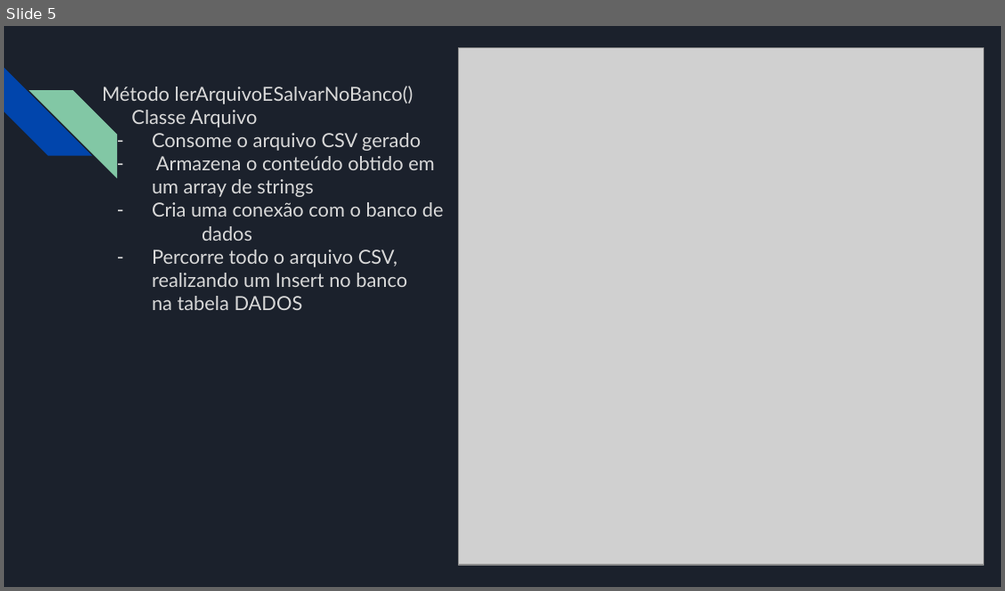
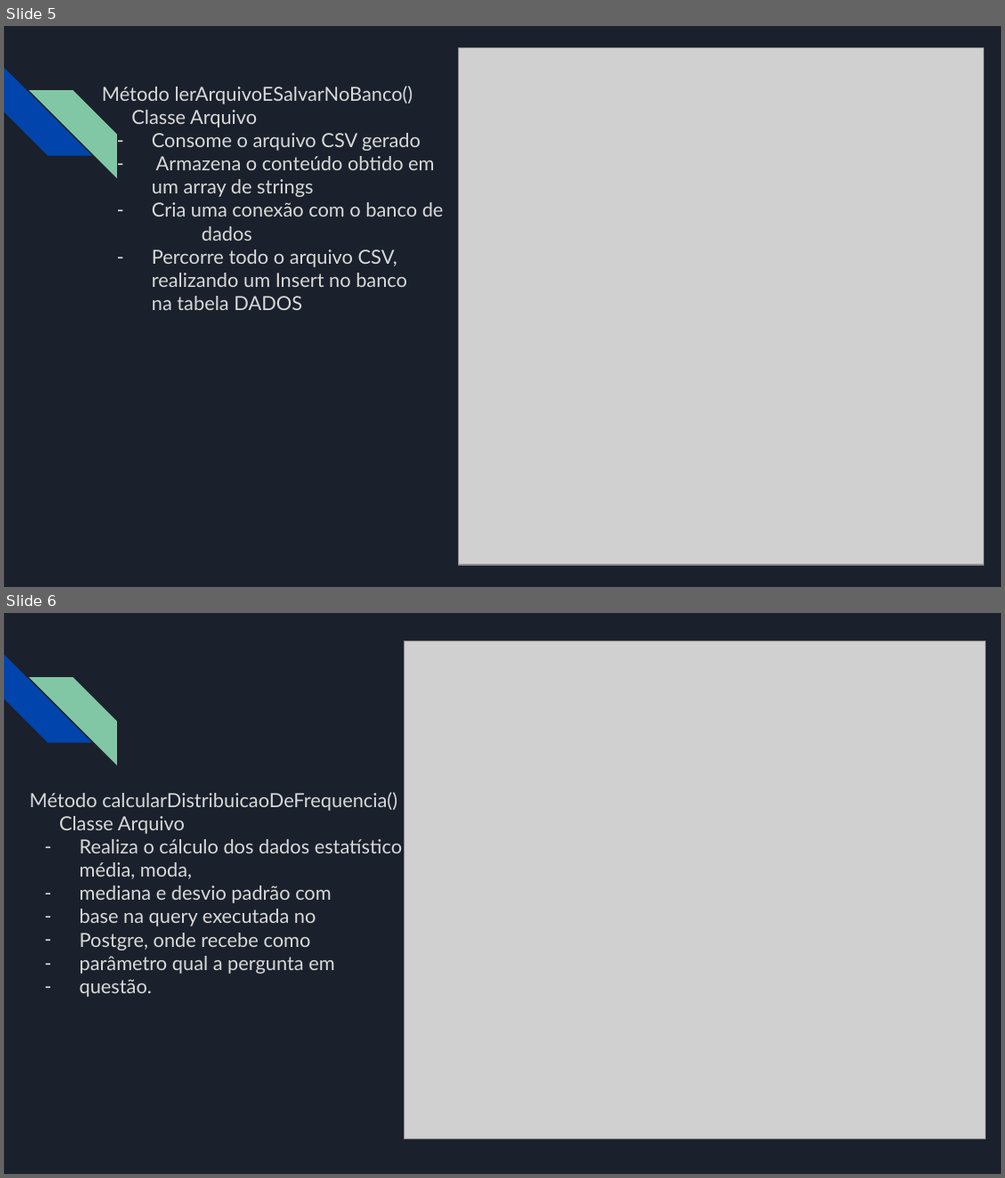
Before and after one commit to gutobyte/ProjetoIntegradorADS-2-Senac, a slide deck: documentos/Apresentacao.pptx. Shown one above the other, each under a label of ours: slide 5 before the commit, slides 5 and 6 after it. The pictures are 1005x591 and 1005x1178 pixels, drawn with LibreOffice and Linux fonts; fonts in the diff are those of the drawing; grey boxes stand for pictures. Boxes give left, top, right and bottom in pixels: in the first picture for what was removed or moved away, otherwise in the second. Text is boxed around its words. In the diff, an @@ line names an element or a change of style, - is before the commit and + after.

```diff
--- a/documentos/Apresentacao.pptx
+++ b/documentos/Apresentacao.pptx
@@ slide 6 added at (4, 613, 1001, 1174), background #1B212C; not listed: 2 template elements that a slide beside it also shows @@
@@ picture added at (404, 641, 986, 1138) @@
@@ text added at (30, 792, 402, 997), 14 pt, text #D9D9D9 @@
+Método calcularDistribuicaoDeFrequencia()
+Classe Arquivo
+– Realiza o cálculo dos dados estatístico de média, moda,
+– mediana e desvio padrão com
+– base na query executada no
+– Postgre, onde recebe como
+– parâmetro qual a pergunta em
+– questão.
```
Also in this commit, not shown: 1 slide changed, 1 other slide added, 1 slide removed.
